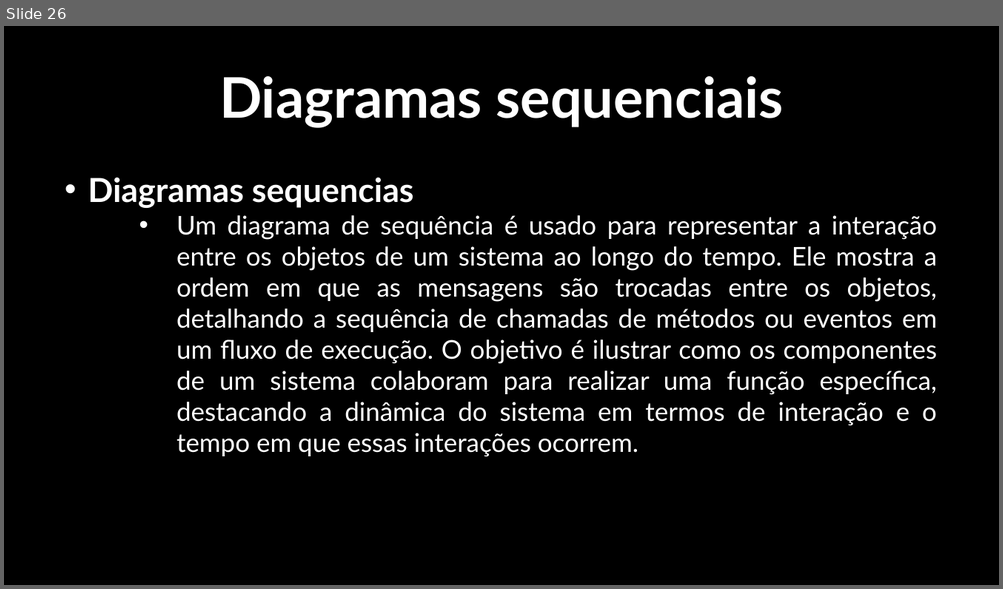
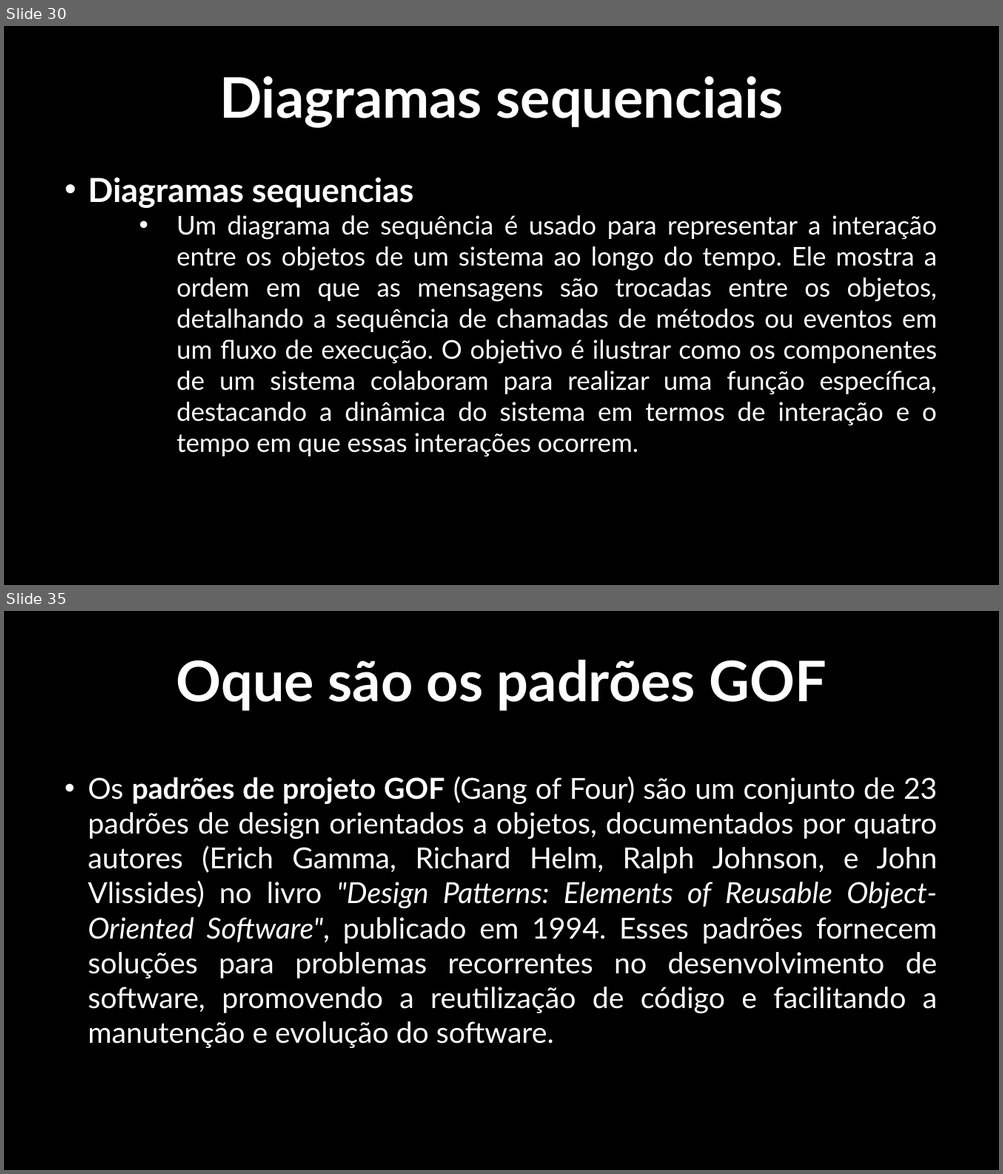
Before and after one commit to kaykymatos/analise-e-projeto-de-sistema-2, a slide deck: ProjetoDesenvolvidoPeloGrupo/Apresentação.pptx. Shown one above the other, each under a label of ours: slide 26 before the commit, slides 30 and 35 after it; the slides between them are not shown. The pictures are 1003x589 and 1003x1174 pixels, drawn with LibreOffice and Linux fonts; fonts in the diff are those of the drawing; background and template pictures are left out. Boxes give left, top, right and bottom in pixels: in the first picture for what was removed or moved away, otherwise in the second. Text is boxed around its words. In the diff, an @@ line names an element or a change of style, - is before the commit and + after.

```diff
--- a/ProjetoDesenvolvidoPeloGrupo/Apresentação.pptx
+++ b/ProjetoDesenvolvidoPeloGrupo/Apresentação.pptx
@@ slide 35 added at <box>4,611,999,1170</box>, background picture (left out) @@
@@ text added at <box>176,659,826,711</box>, 54 pt, text #FFFFFF, bold @@
+Oque são os padrões GOF
@@ text added at <box>88,777,937,1048</box>, 28 pt, text #FFFFFF @@
+• Os padrões de projeto GOF (Gang of Four) são um conjunto de 23 padrões de design orientados a objetos, documentados por quatro autores (Erich Gamma, Richard Helm, Ralph Johnson, e John Vlissides) no livro "Design Patterns: Elements of Reusable Object-Oriented Software", publicado em 1994. Esses padrões fornecem soluções para problemas recorrentes no desenvolvimento de software, promovendo a reutilização de código e facilitando a manutenção e evolução do software.
@@ what was slide 26 is now slide 30 @@
```
Also in this commit, not shown: 4 slides changed, 18 other slides added, 2 slides removed, 50 other files.
